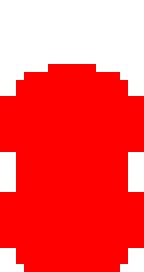
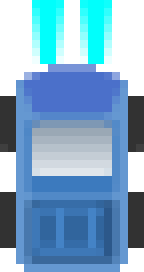
Layer changes from the first (144, 272) image to the second:
hid "bounds" over [0, 64, 144, 272]
renamed "headlights" to "surface", showed the group it (3 layers), opacity 60% → 100% over [0, 0, 144, 272]
showed "surface" (2nd of 2, in "surface"), moved it into group "surface" over [0, 64, 144, 272]
